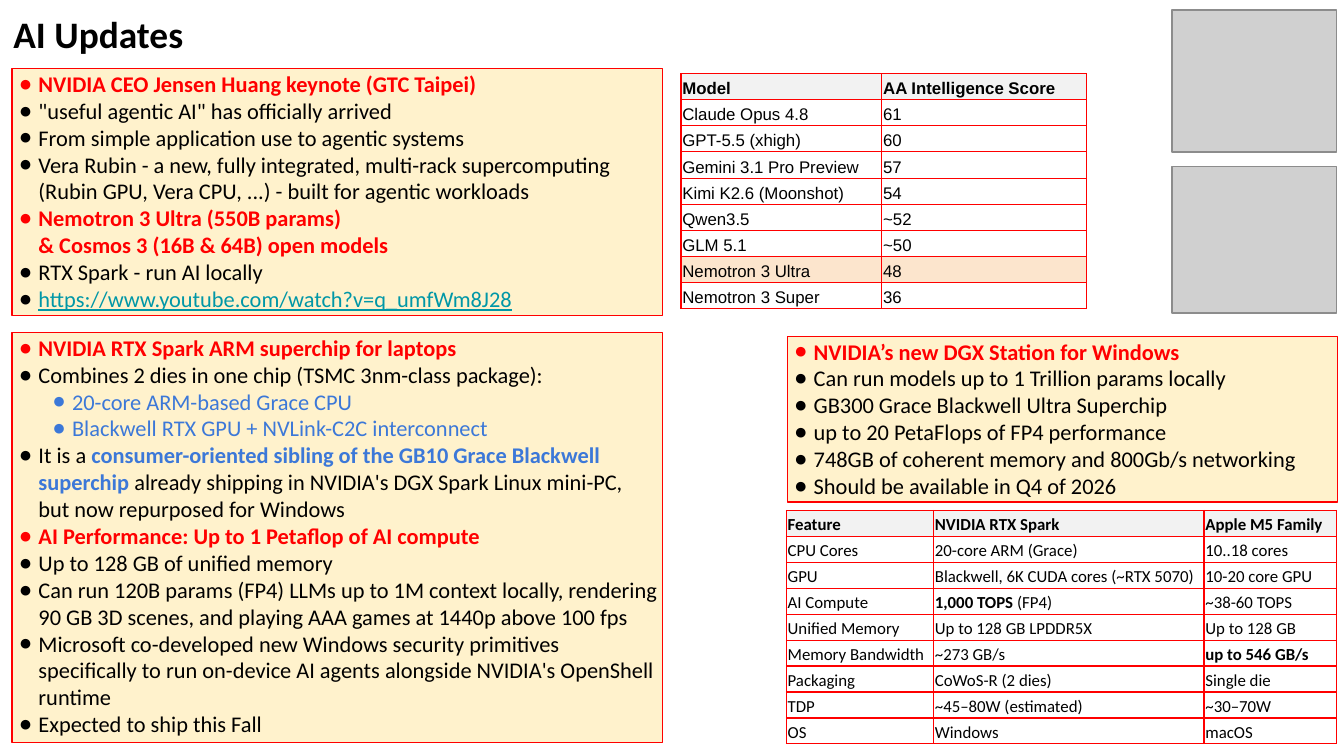
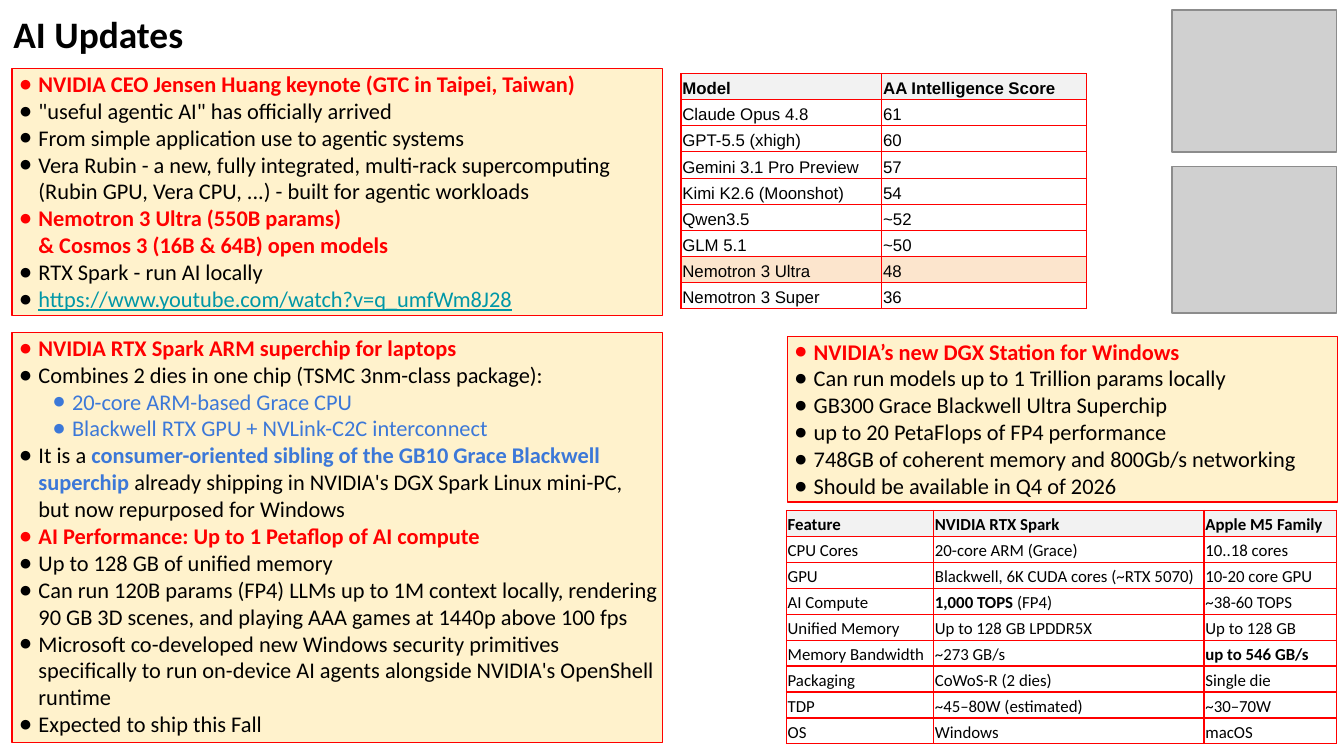
Before and after one commit to lselector/seminar, a slide deck: slide 4 of 2026/2026-06-05-AI-Updates.pptx. Drawn at 1344x756 pixels with LibreOffice and Linux fonts; fonts in the diff are those of the drawing; grey boxes stand for pictures. Boxes give left, top, right and bottom in pixels: in the first picture for what was removed or moved away, otherwise in the second. Text is boxed around its words. In the diff, an @@ line names an element or a change of style, - is before the commit and + after.

```diff
--- a/2026/2026-06-05-AI-Updates.pptx
+++ b/2026/2026-06-05-AI-Updates.pptx
@@ text in rectangle at (x1=38, y1=75, x2=574, y2=96): text changed @@
-● NVIDIA CEO Jensen Huang keynote (GTC Taipei)
+● NVIDIA CEO Jensen Huang keynote (GTC in Taipei, Taiwan)
```
Also in this commit, not shown: 8 other slides changed.
